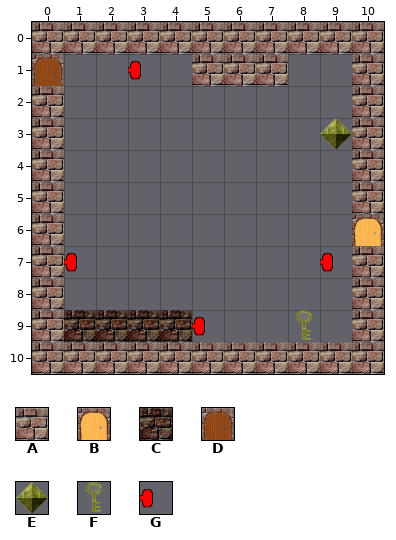
Level history. Tiled map (JSON): Clockwise/data/map/top-left.json. The picture above is the old version.
Cells are 32x32 px. Shown: x 0..10, y 0..10.
Key: from "tiles": A 0, B 2, C 4, D 7, E 8, F 9, G 10.
_ is an empty cell.
Layer "Tile Layer 1" before, first column x 0:
 0 AAAAAAAAAAA
 1 D__G_AAA__A
 2 A_________A
 3 A________EA
 4 A_________A
 5 A_________A
 6 A_________B
 7 AG_______GA
 8 A_________A
 9 ACCCCG__F_A
10 AAAAAAAAAAA
The result:
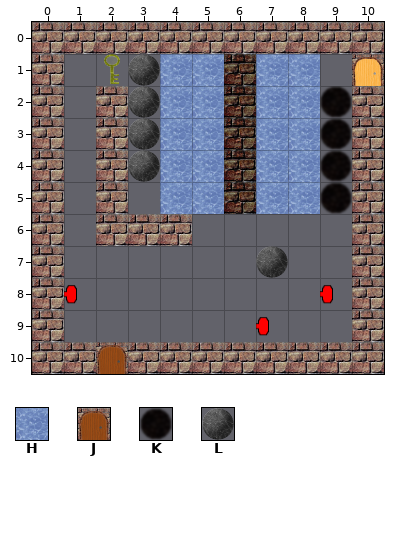
Further tiles: from "tiles": H 1, J 3, K 5, L 6.
Tiles of an added or newly shown layer are drawn over the layers below it.
See-through tiles are keyed as they look on the map.
Diff:
Changed rows in their new state; . is an unchanged cell.
Layer "Tile Layer 1" (now hidden):
first column x 0:
 1 _.._.___.._
 3 ........._.
 6 .........._
 7 ._......._.
 9 ._____.._..
10 .._........
Layer "Tile Layer 3" (added):
first column x 0:
 1 A.FLHHCHH.B
 2 ..ALHHCHHK.
 3 ..ALHHCHHK.
 4 ..ALHHCHHK.
 5 ..A.HHCHHK.
 6 ..AAA.....A
 7 .......L...
 8 .G.......G.
 9 .......G...
10 ..J........
